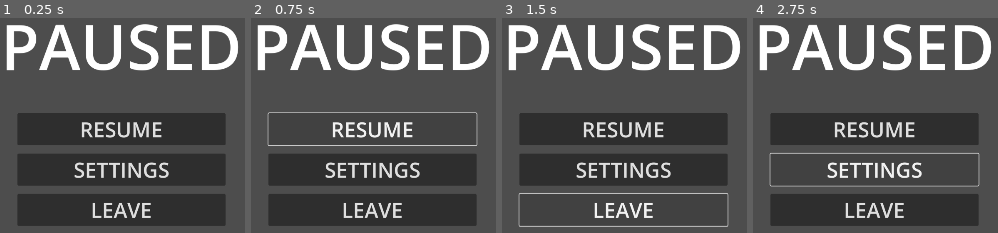
Above: before the commit, frames 1-4 (left to right).
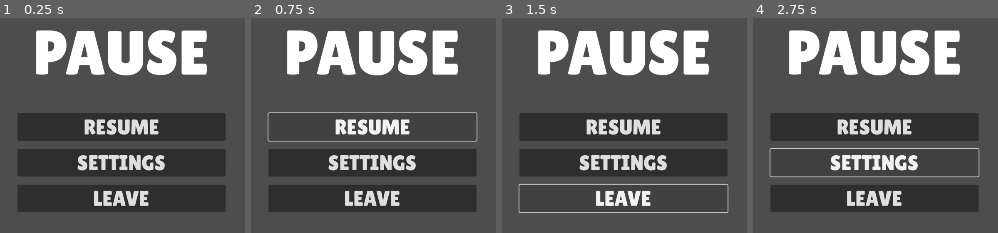
Above: after the commit, the same moments.

Repository: Hangover-Sunshine/DEFCON-JUNIOR
Game: Godot game, scene res://scenes/menus/menu_pause.tscn
The game is run twice, just before and just after one commit, with the same random seed, the same clock (stepped at 60 frames per second) and the same inputs. This scene is started directly instead of the project's main scene.
Inputs:
- Up to frame 1 (0.25 s): no input
- Up to frame 2 (0.75 s): click "RESUME" at 0.5 s
- Up to frame 3 (1.5 s): click "LEAVE" at 1.25 s
- Up to frame 4 (2.75 s): click "SETTINGS" at 2 s

The runs differ from the first frame. In frame 1, 32% of the frame differs, in the area x 2-98%, y 2-97%; in frame 2, 31%; in frame 3, 25%; in frame 4, 29%.

Commit message:
Pause Push

Diff:
--- a/scenes/menus/hub_pause.tscn
+++ b/nodes/hub_pause.tscn
@@ -95,16 +95,16 @@
 }
 
 [node name="HubPause" type="Node2D"]
-script = ExtResource("1_11pth")
+script = ExtResource("1_atmiu")
 
 [node name="ColorRect" type="ColorRect" parent="."]
 offset_right = 1920.0
 offset_bottom = 1080.0
-color = Color(0, 0, 0, 1)
+color = Color(0.564706, 0.619608, 0.866667, 0.392157)
 
-[node name="MenuPause" parent="." instance=ExtResource("1_lmxmo")]
+[node name="MenuPause" parent="." instance=ExtResource("2_chfya")]
 
-[node name="MenuSettings" parent="." instance=ExtResource("3_e0kcy")]
+[node name="MenuSettings" parent="." instance=ExtResource("3_5vib7")]
 visible = false
 
 [node name="HubPause_AnimPlayer" type="AnimationPlayer" parent="."]
--- a/scenes/menus/menu_pause.tscn
+++ b/scenes/menus/menu_pause.tscn
@@ -1,6 +1,7 @@
-[gd_scene load_steps=2 format=3 uid="uid://bi14mcu1ni7nu"]
+[gd_scene load_steps=3 format=3 uid="uid://bi14mcu1ni7nu"]
 
 [ext_resource type="Script" path="res://scripts/menus/menu_pause.gd" id="1_euawq"]
+[ext_resource type="FontFile" uid="uid://csvoyclvx65d2" path="res://assets/fonts/LilitaOne-Regular.ttf" id="2_gupvn"]
 
 [node name="MenuPause" type="Control"]
 layout_mode = 3
@@ -16,10 +17,10 @@
 layout_mode = 0
 offset_right = 40.0
 offset_bottom = 40.0
-theme_override_constants/margin_left = 60
-theme_override_constants/margin_top = 60
-theme_override_constants/margin_right = 60
-theme_override_constants/margin_bottom = 60
+theme_override_constants/margin_left = 420
+theme_override_constants/margin_top = 0
+theme_override_constants/margin_right = 420
+theme_override_constants/margin_bottom = 0
 
 [node name="Pause_VBox" type="VBoxContainer" parent="Pause_MC"]
 layout_mode = 2
@@ -28,8 +29,9 @@
 
 [node name="Header1_Label" type="Label" parent="Pause_MC/Pause_VBox"]
 layout_mode = 2
+theme_override_fonts/font = ExtResource("2_gupvn")
 theme_override_font_sizes/font_size = 150
-text = "PAUSED"
+text = "PAUSE"
 horizontal_alignment = 1
 
 [node name="Button_HBox" type="HBoxContainer" parent="Pause_MC/Pause_VBox"]
@@ -43,18 +45,21 @@
 [node name="Cont_Button" type="Button" parent="Pause_MC/Pause_VBox/Button_HBox/Button_VBox"]
 custom_minimum_size = Vector2(500, 0)
 layout_mode = 2
+theme_override_fonts/font = ExtResource("2_gupvn")
 theme_override_font_sizes/font_size = 50
 text = "RESUME"
 
 [node name="Settings_Button" type="Button" parent="Pause_MC/Pause_VBox/Button_HBox/Button_VBox"]
 custom_minimum_size = Vector2(500, 0)
 layout_mode = 2
+theme_override_fonts/font = ExtResource("2_gupvn")
 theme_override_font_sizes/font_size = 50
 text = "SETTINGS"
 
 [node name="Leave_Button" type="Button" parent="Pause_MC/Pause_VBox/Button_HBox/Button_VBox"]
 custom_minimum_size = Vector2(500, 0)
 layout_mode = 2
+theme_override_fonts/font = ExtResource("2_gupvn")
 theme_override_font_sizes/font_size = 50
 text = "LEAVE"
 
Not shown: 1 places in nodes/hub_pause.tscn that only renumber resources
